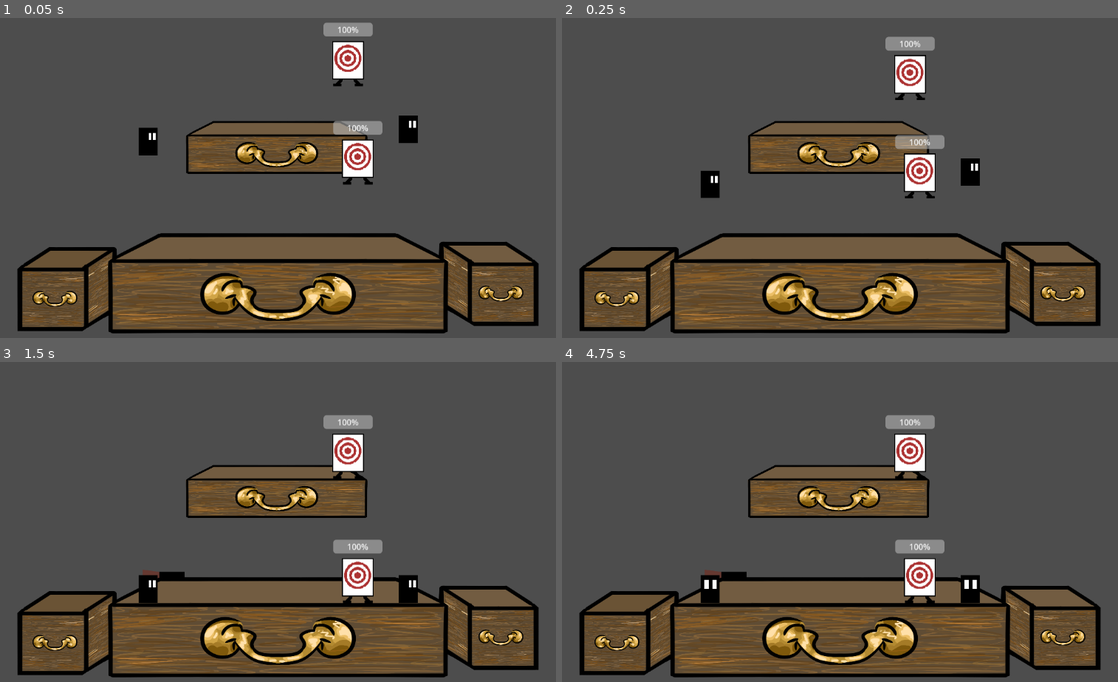
Above: before the commit, frames 1-4 (two rows, left to right).
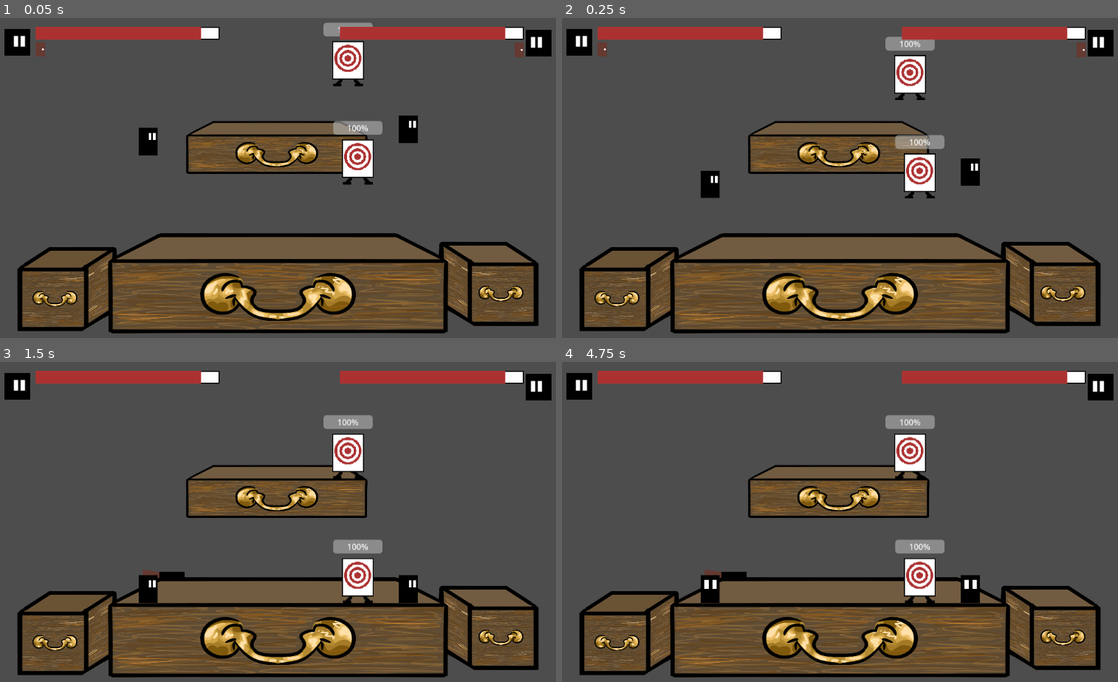
Above: after the commit, the same moments.

Repository: javiermarhuich/videojuego-portonazo
Game: Godot game, scene res://test_nivel.tscn
Same seed, same stepped clock (60 frames per second), same inputs: the game is played once before the commit and once after it.
Inputs:
- Up to frame 1 (0.05 s): no input
- Up to frame 2 (0.25 s): no input
- Up to frame 3 (1.5 s): tap Enter at 1.25 s
- Up to frame 4 (4.75 s): tap Space at 2, 3.5 s; tap Enter at 2.75, 4.25 s

The runs differ from the first frame. In frame 1, 3.6% of the frame differs, in the area x 0-100%, y 2-13%; in frame 2, 3.6%; in frame 3, 3.5%; in frame 4, 3.5%.

Commit message:
add-hurtboxes

Diff:
--- a/character/Angel.tscn
+++ b/character/Angel.tscn
@@ -147,6 +147,9 @@
 states/salto/position = Vector2(554, 132)
 transitions = ["Start", "idle", SubResource("AnimationNodeStateMachineTransition_p5ln5"), "idle", "caminar_derecha", Su …(464 unchanged characters)…
 
+[sub_resource type="RectangleShape2D" id="RectangleShape2D_aq6j2"]
+size = Vector2(115, 155)
+
 [node name="Jugador" type="CharacterBody2D"]
 collision_mask = 2
 script = ExtResource("1_c45b1")
@@ -157,7 +160,6 @@
 vframes = 3
 
 [node name="CollisionShape2D" type="CollisionShape2D" parent="."]
-position = Vector2(-1, 0)
 shape = SubResource("RectangleShape2D_kjfh5")
 
 [node name="AnimationPlayer" type="AnimationPlayer" parent="."]
@@ -171,3 +173,10 @@
 reset_on_save = false
 tree_root = SubResource("AnimationNodeStateMachine_dulcf")
 anim_player = NodePath("../AnimationPlayer")
+
+[node name="Hurtbox" type="Area2D" parent="."]
+
+[node name="CollisionShape2D" type="CollisionShape2D" parent="Hurtbox"]
+position = Vector2(0.5, 0.5)
+shape = SubResource("RectangleShape2D_aq6j2")
+debug_color = Color(0.690473, 0.493667, 0.178714, 0.42)
--- a/character/Personaje_Angel.gd
+++ b/character/Personaje_Angel.gd
@@ -6,6 +6,7 @@
 signal player_puts_new_portal
 
 @onready var animation_tree = $AnimationTree
+@onready var hurt_box = $Hurtbox
 @onready var state_machine = animation_tree.get('parameters/playback')
 
 @export var input_prefix: String = "p1"
@@ -24,6 +25,13 @@
 var knockback_timer = 0.0
 
 var curr_jump_count = 0
+
+func _ready() -> void:
+	hurt_box.connect("body_entered", Callable(self, "_on_body_entered"))
+
+func _on_body_entered(body: Node2D) -> void:
+	if body is Angel:
+		player_gets_hurt()
 
 func _physics_process(delta: float) -> void:
 	handle_x_axis_movement()
--- a/test_nivel.tscn
+++ b/test_nivel.tscn
@@ -53,7 +53,6 @@
 collision_mask = 1
 
 [node name="HUD" type="CanvasLayer" parent="."]
-visible = false
 
 [node name="Control" type="Control" parent="HUD" node_paths=PackedStringArray("jugador_angel", "angel_door")]
 layout_mode = 3
Not shown: 1 places in character/Angel.tscn that only renumber resources
